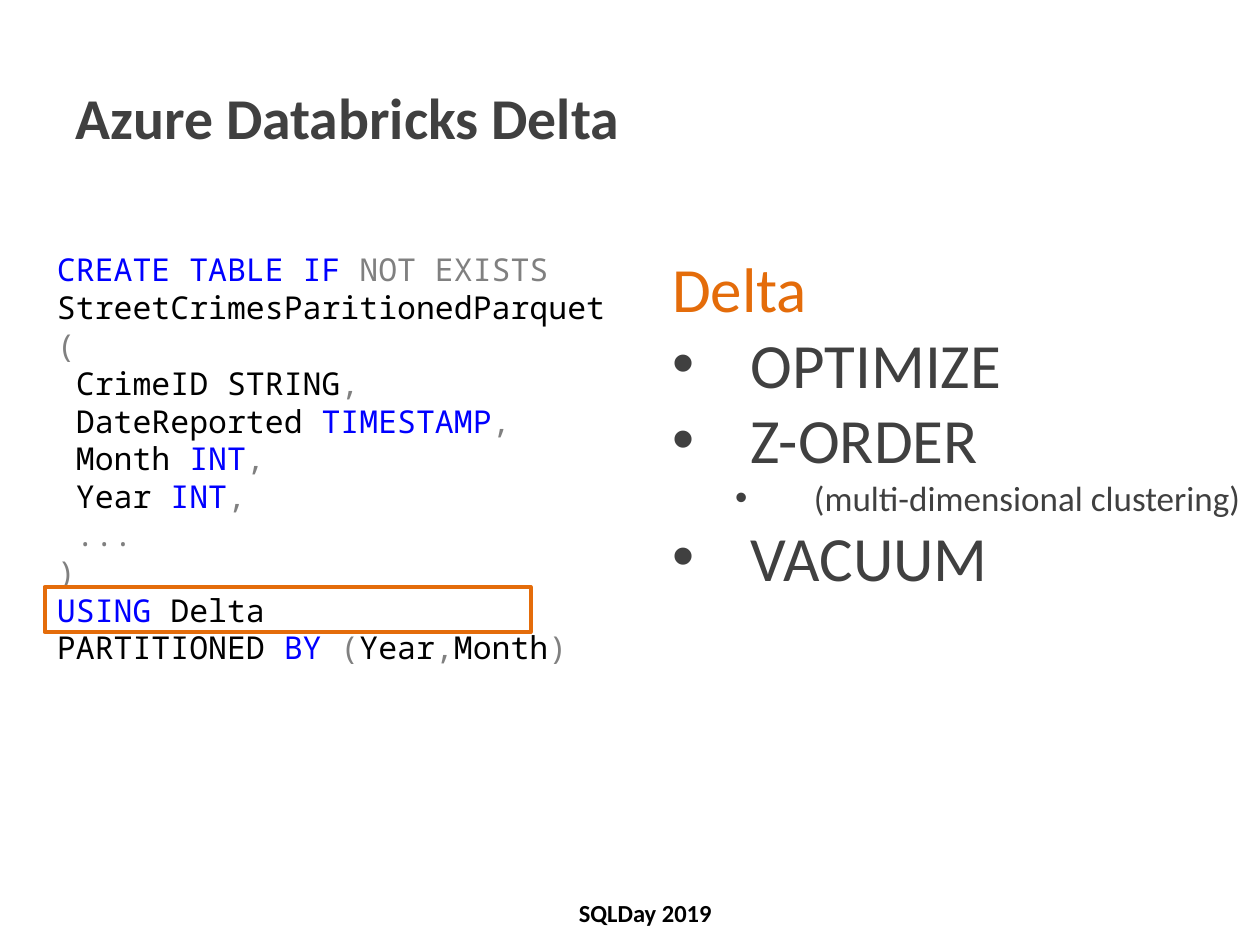
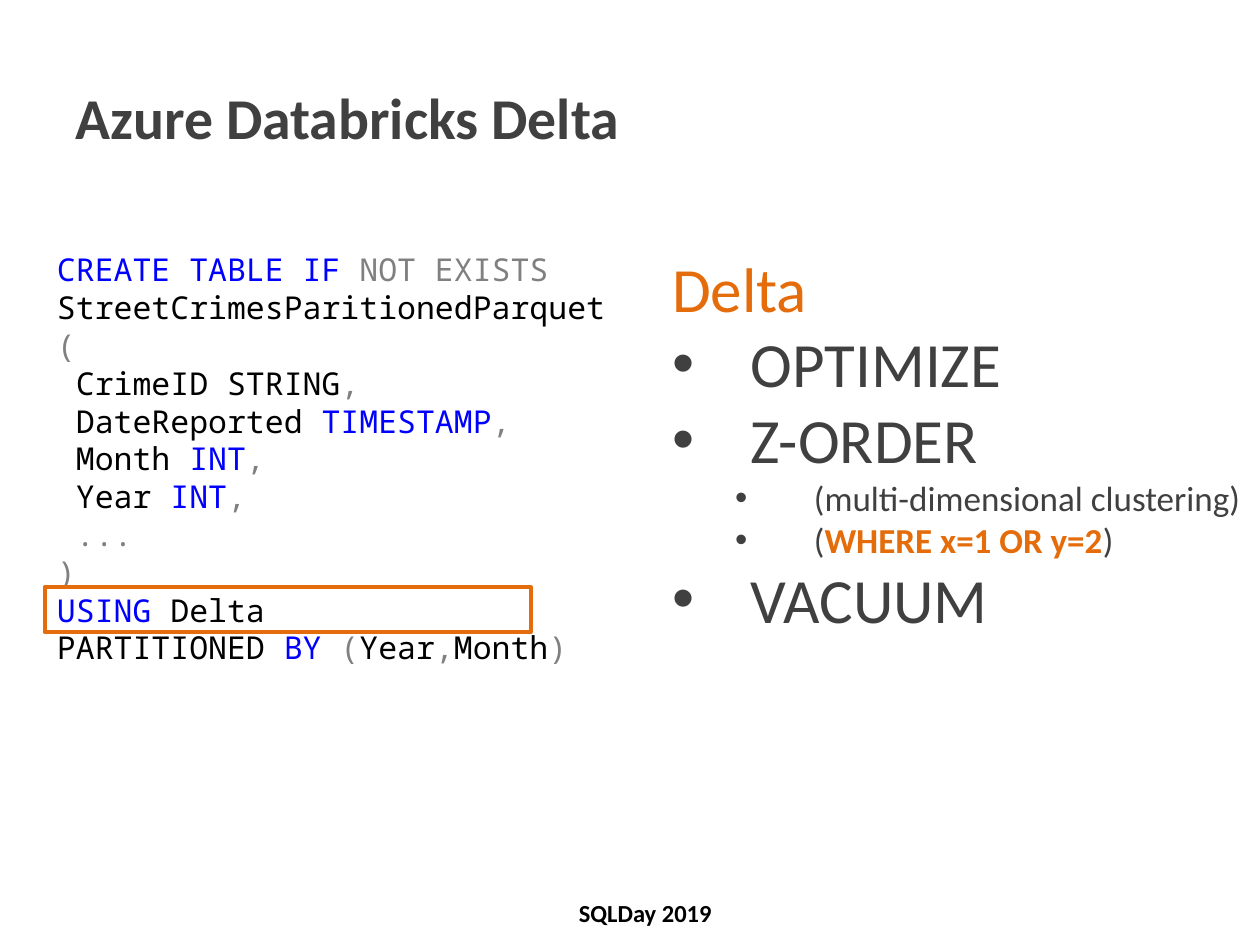
Before and after one commit to cloud4yourdata/CommunityEvents, a slide deck: slide 29 of SQLDay2019/SQLDay2019_PartitioningInBigDataSolutions.pptx. Drawn at 1260x945 pixels with LibreOffice and Linux fonts; fonts in the diff are those of the drawing; background and template pictures are left out. Boxes give left, top, right and bottom in pixels: in the first picture for what was removed or moved away, otherwise in the second. Text is boxed around its words. In the diff, an @@ line names an element or a change of style, - is before the commit and + after.

```diff
--- a/SQLDay2019/SQLDay2019_PartitioningInBigDataSolutions.pptx
+++ b/SQLDay2019/SQLDay2019_PartitioningInBigDataSolutions.pptx
@@ text at box(814, 527, 1114, 559): paragraph added @@
+  • (WHERE x=1 OR y=2)
```
Also in this commit, not shown: 17 other slides changed, 1 other file.
